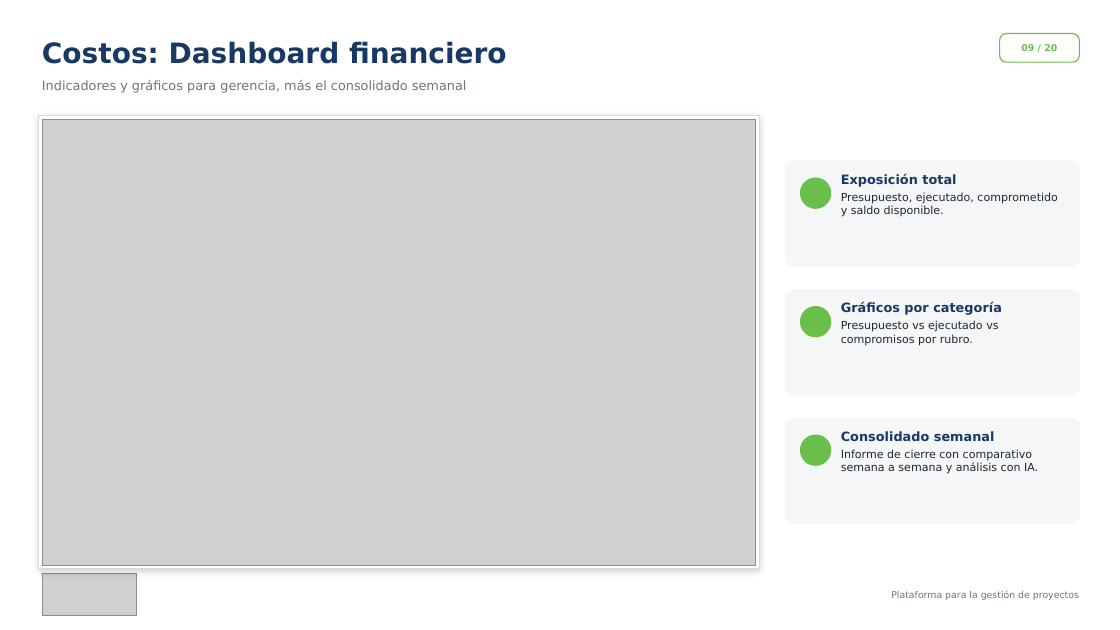
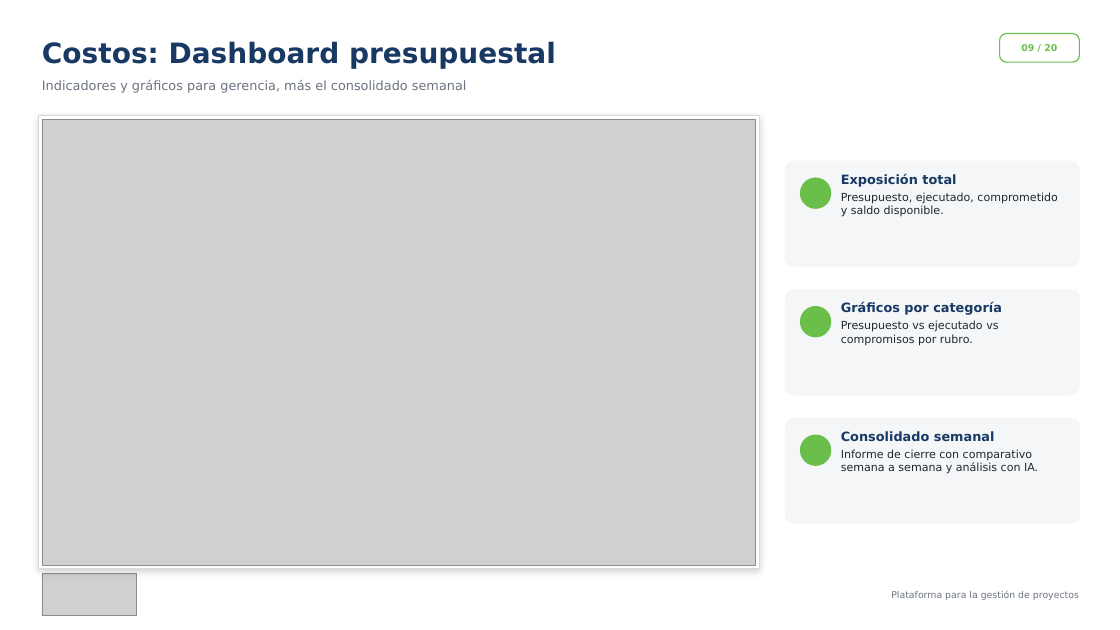
Before and after one commit to luisabecerra22/RenergeIA, a slide deck: slide 9 of docs/presentacion-gerencia/RenergeIA-Presentacion-Gerencia.pptx. Drawn at 1120x630 pixels with LibreOffice and Linux fonts; fonts in the diff are those of the drawing; grey boxes stand for pictures; background and template pictures are left out. Boxes give left, top, right and bottom in pixels: in the first picture for what was removed or moved away, otherwise in the second. Text is boxed around its words. In the diff, an @@ line names an element or a change of style, - is before the commit and + after.

```diff
--- a/docs/presentacion-gerencia/RenergeIA-Presentacion-Gerencia.pptx
+++ b/docs/presentacion-gerencia/RenergeIA-Presentacion-Gerencia.pptx
@@ text at (x1=42, y1=41, x2=556, y2=69): text changed @@
-Costos: Dashboard financiero
+Costos: Dashboard presupuestal
```
Also in this commit, not shown: 11 other files.
